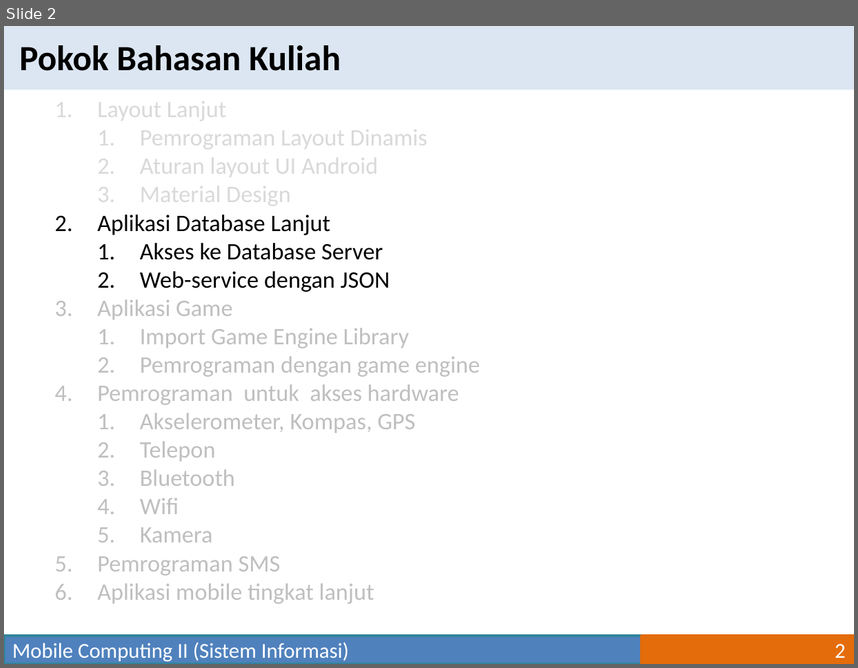
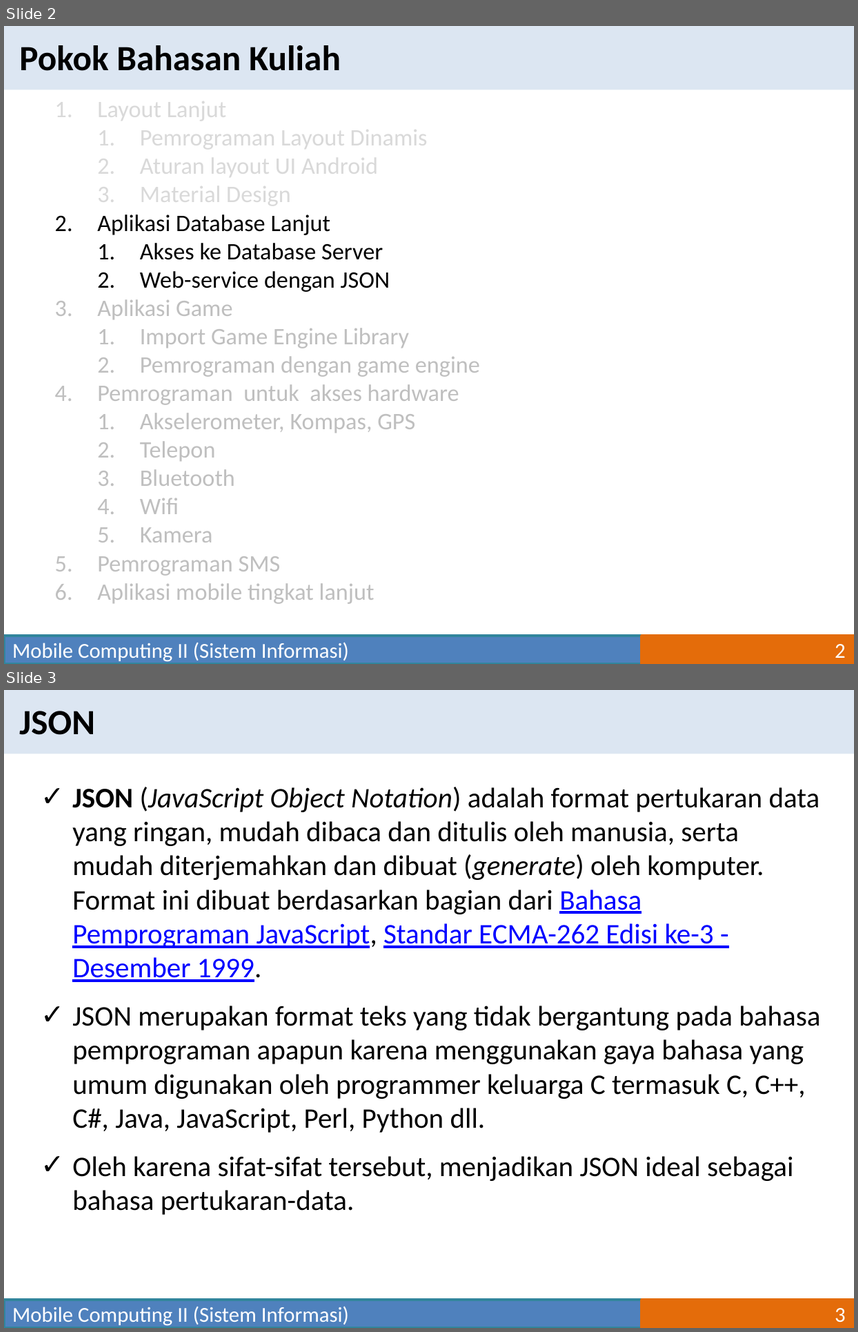
Before and after one commit to mpriyonots/Mobile-Computing-II, a slide deck: materi/Mobile Computing II-06.pptx. Shown one above the other, each under a label of ours: slide 2 before the commit, slides 2 and 3 after it. The pictures are 858x668 and 858x1332 pixels, drawn with LibreOffice and Linux fonts; fonts in the diff are those of the drawing. Boxes give left, top, right and bottom in pixels: in the first picture for what was removed or moved away, otherwise in the second. Text is boxed around its words. In the diff, an @@ line names an element or a change of style, - is before the commit and + after.

```diff
--- a/materi/Mobile Computing II-06.pptx
+++ b/materi/Mobile Computing II-06.pptx
@@ slide 3 added at [4, 690, 854, 1328], background #FFFFFF @@
@@ rectangle added at [4, 690, 854, 753], fill #DCE6F2 @@
@@ text added at [19, 711, 95, 735], 30 pt, text #000000, bold @@
+JSON
@@ text added at [72, 787, 820, 1214], 24 pt, text #000000 @@
+✓ JSON (JavaScript Object Notation) adalah format pertukaran data yang ringan, mudah dibaca dan ditulis oleh manusia, serta mudah diterjemahkan dan dibuat (generate) oleh komputer. Format ini dibuat berdasarkan bagian dari Bahasa Pemprograman JavaScript, Standar ECMA-262 Edisi ke-3 - Desember 1999.
+✓ JSON merupakan format teks yang tidak bergantung pada bahasa pemprograman apapun karena menggunakan gaya bahasa yang umum digunakan oleh programmer keluarga C termasuk C, C++, C#, Java, JavaScript, Perl, Python dll.
+✓ Oleh karena sifat-sifat tersebut, menjadikan JSON ideal sebagai bahasa pertukaran-data.
@@ rectangle added at [4, 1299, 642, 1328], fill #4F81BD, outline #31859C 2 pt, 18 pt, text #FFFFFF @@
+Mobile Computing II (Sistem Informasi)
@@ page number added at [642, 1299, 854, 1328], fill #E46C0A, outline #E46C0A 2 pt, 18 pt, text #FFFFFF @@
+3
```
Also in this commit, not shown: 7 other slides added, 1 slide removed, 1 other file.
